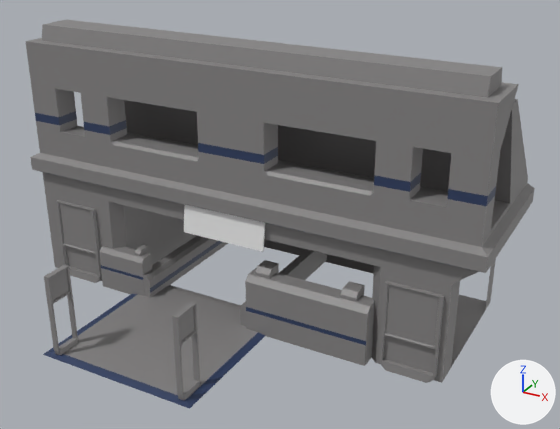
Two versions of the FBX model 3D/decors/facade.fbx, one commit apart.
Rendered twice from a 50 mm lens placed at (28.8, -52.7, 32.3), pointed at (3.0, -5.7, 8.8). The axes (+X, +Y, +Z) are drawn at lower right. The lights are the same throughout. Where no turn or scale is listed for an object, it has been applied to the vertices.

The older version as bpy lines, for what is in view:
```python
me_cube_015 = bpy.data.meshes.new('Cube.015')
me_cube_015.from_pydata(...)  # 424 vertices, 402 faces; spans x -19.3..19.3, y -8.7..5.9, z -9.6..11.8
# faces by material slot: [360, 42]
me_cube_015.materials.append(mat_structure)  # grey #878585
me_cube_015.materials.append(mat_structure_dark)  # dark blue #2f3e61
# before: 4 (17.1, 3.0, -9.6) at pixel (485, 310), 6 (17.1, 4.5, -9.6) at pixel (490, 302), 8 (11.3, 4.5, -9.6), 13 (11.3, 5.9, -9.6), 18 (17.1, 4.5, -1.8)
# before: 19 (17.1, 3.0, -1.8), 46 (17.1, -6.1, -9.6) at pixel (450, 367), 47 (11.3, -6.1, -9.6), 138 (13.8, -1.0, -9.6), 139 (16.3, -1.0, -9.6) at pixel (460, 331)
# before: 140 (16.3, 4.5, -9.6) at pixel (480, 299), 141 (13.8, 4.5, -9.6), 152 (16.3, -6.1, -9.6), 153 (13.8, -6.1, -9.6)
me_cube_030 = bpy.data.meshes.new('Cube.030')
me_cube_030.from_pydata(...)  # 8 vertices, 6 faces; spans x -3.52..3.52, y -0.25..0.25, z -1.2..1.2
me_cube_037 = bpy.data.meshes.new('Cube.037')
me_cube_037.from_pydata(...)  # 68 vertices, 66 faces; spans x 0.35..0.87, y -1.82..1.82, z -0.85..5.22
# faces by material slot: [64, 2]
me_cube_037.materials.append(mat_structure)  # grey #878585
me_cube_037.materials.append(mat_structure_dark)  # dark blue #2f3e61
me_plane_001 = bpy.data.meshes.new('Plane.001')
me_plane_001.from_pydata(...)  # 8 vertices, 5 faces; spans x -6.54..6.54, y -6.54..6.54, z 0.0..0.12
# faces by material slot: [2, 3]
me_plane_001.materials.append(mat_structure)  # grey #878585
me_plane_001.materials.append(mat_structure_dark)  # dark blue #2f3e61
ob_cube_016 = bpy.data.objects.new('Cube.016', me_cube_030)
ob_cube_016.location = (-0.36, -8.44, 8.23)
ob_cube_022 = bpy.data.objects.new('Cube.022', me_cube_015)
ob_cube_022.location = (0.0, 0.0, 9.55)
ob_cube_026 = bpy.data.objects.new('Cube.026', me_cube_037)
ob_cube_026.location = (-9.21, -17.6, 0.78)
ob_cube_026.scale = (1.12, 0.566, 1.12)
ob_plane_001 = bpy.data.objects.new('Plane.001', me_plane_001)
ob_plane_001.location = (-3.09, -12.39, 0.03)
# also in view: 'Cube.033' at (-15.3, -8.2, 3.4); 'Cube.025' at (2.5, -17.6, 3.2); 'Cube.023' at (-0.6, -2.0, 2.6); 'Cube.032' at (14.6, -8.2, 3.4)
```
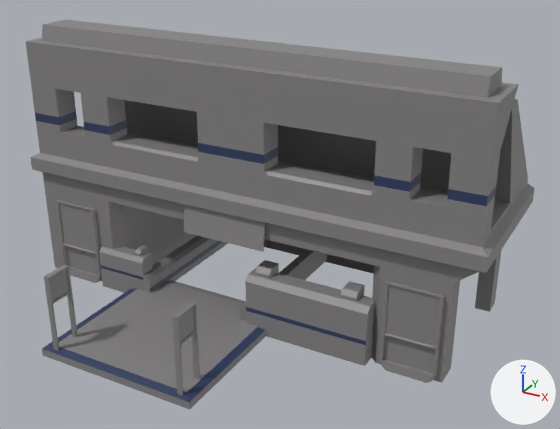
The change, as a list of edits to the scene's bpy script:
```text
Change me_cube_030:
    where me_cube_030.from_pydata(...)  # 8 vertices, 6 faces; spans x -3.52..3.52, y -0.25..0.25, z -1.2..1.2
    add me_cube_030.materials.append(mat_structure)  # grey #878585
Change me_plane_001:
    used by ob_plane_001; location = (-3.09, -12.39, 0.03)
    remove me_plane_001.from_pydata(...)  # 8 vertices, 5 faces; spans x -6.54..6.54, y -6.54..6.54, z 0.0..0.12
    add me_plane_001.from_pydata(...)  # 16 vertices, 14 faces; spans x -6.54..6.54, y -6.54..6.54, z -0.07..0.63
    me_plane_001 part 1: the whole mesh is rebuilt
Change me_cube_015:
    where me_cube_015.from_pydata(...)  # 424 vertices, 402 faces; spans x -19.3..19.3, y -8.7..5.9, z -9.6..11.8
    used by ob_cube_022; location = (0.0, 0.0, 9.55)
    verts and faces of me_cube_015; kept vertices keep their numbers, new ones are numbered from 424
    me_cube_015 part 2
    add delete_vertices([4, 6, *range(138, 142)])  # with the faces that use them
Add me_cube_026_1:
    me_cube_026_1.from_pydata([(17.12, 2.99, -9.56), (17.12, 4.55, -9.56), (17.12, 4.55, -1.76), (17.12, 2.99, -1.76), (18.35, 4.55, -9.56), (18.35, 4.55, -1.76), (18.35, 2.99, -1.76), (18.35, 2.99, -9.56)], [], [(3, 0, 7, 6), (4, 5, 6, 7), (1, 2, 5, 4), (2, 3, 6, 5)])
    me_cube_026_1.materials.append(mat_structure)  # grey #878585
Add ob_cube_012:
    ob_cube_012 = bpy.data.objects.new('Cube.012', me_cube_026_1)
    ob_cube_012.location = (-0.86, 0.0, 9.55)
```

Changed parts and their boxes (x1, y1, x2, y2) in the pictures (560 x 429 px):
'Plane.001', reshaped
    before: (43, 285, 265, 409)
    after: (42, 280, 266, 409)
'Cube.016', recoloured
    both: (184, 205, 265, 252)
'Cube.012', added
    after: (475, 249, 502, 312)
part 2 of me_cube_015, deleted
    before: (451, 259, 496, 367)
